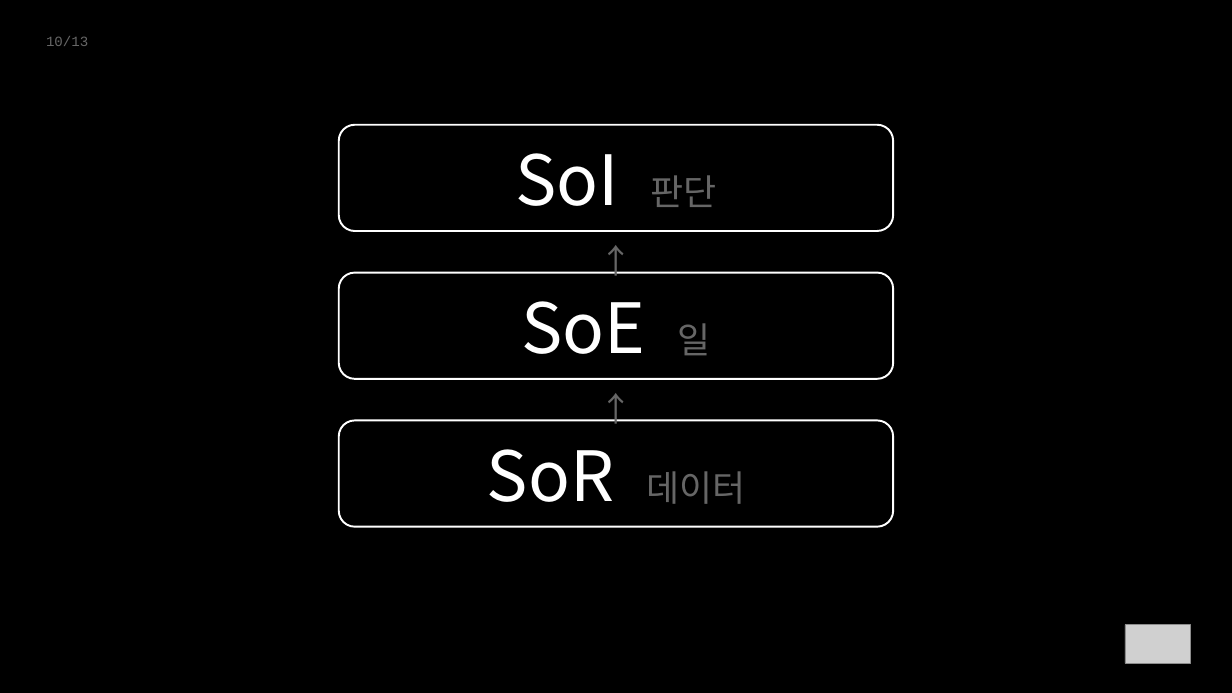
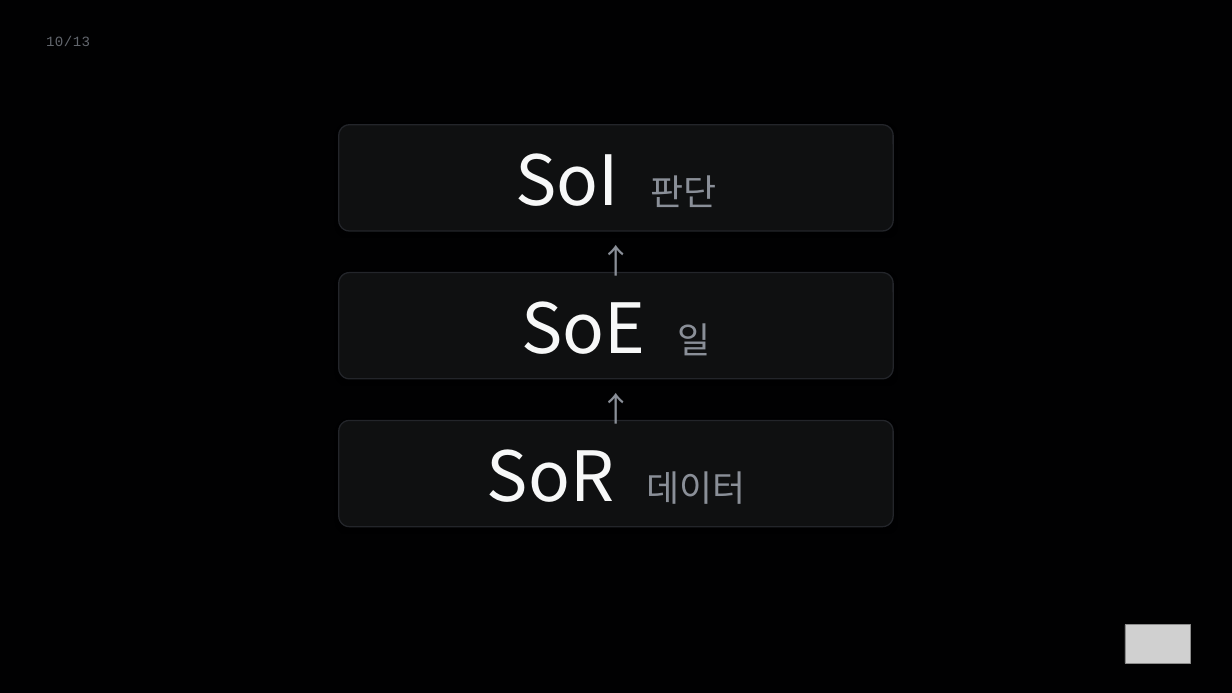
Before and after one commit to ssodcompany/edu-agent, a slide deck: slide 10 of lectures/03_sor_framework/BNI_SoR_v10.pptx. Drawn at 1232x693 pixels with LibreOffice and Linux fonts; fonts in the diff are those of the drawing; grey boxes stand for pictures. Boxes give left, top, right and bottom in pixels: in the first picture for what was removed or moved away, otherwise in the second. Text is boxed around its words. In the diff, an @@ line names an element or a change of style, - is before the commit and + after.

```diff
--- a/lectures/03_sor_framework/BNI_SoR_v10.pptx
+++ b/lectures/03_sor_framework/BNI_SoR_v10.pptx
@@ rectangle at (x1=0, y1=0, x2=1232, y2=693): fill #000000 to #010102 @@
@@ text "10/13" at (x1=46, y1=36, x2=90, y2=46): text colour #666666 to #62666D, letter spacing 0 to 0.3 pt @@
@@ rounded rectangle "SoI 판단" at (x1=339, y1=125, x2=894, y2=231): text colour #FFFFFF to #F7F8F8 in "SoI"; text colour #666666 to #8A8F98 in "판단"; fill none to #0F1011; outline #FFFFFF 1.5 pt to #23252A 1 pt; proportions changed @@
@@ text "↑" at (x1=339, y1=236, x2=894, y2=268): text colour #666666 to #8A8F98 @@
@@ rounded rectangle "SoE 일" at (x1=339, y1=273, x2=894, y2=379): text colour #FFFFFF to #F7F8F8 in "SoE"; text colour #666666 to #8A8F98 in "일"; fill none to #0F1011; outline #FFFFFF 1.5 pt to #23252A 1 pt; proportions changed @@
@@ text "↑" at (x1=339, y1=384, x2=894, y2=416): text colour #666666 to #8A8F98 @@
@@ rounded rectangle "SoR 데이터" at (x1=339, y1=421, x2=894, y2=527): text colour #FFFFFF to #F7F8F8 in "SoR"; text colour #666666 to #8A8F98 in "데이터"; fill none to #0F1011; outline #FFFFFF 1.5 pt to #23252A 1 pt; proportions changed @@
```
Also in this commit, not shown: 12 other slides changed, 1 other file.
